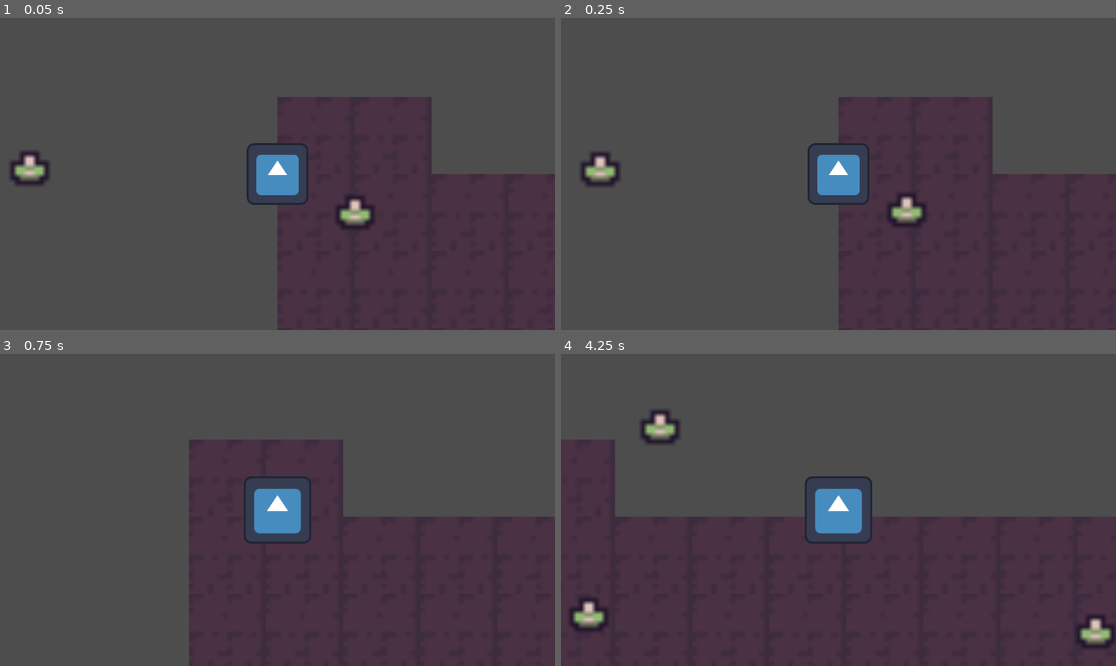
Above: before the commit, frames 1-4 (two rows, left to right).
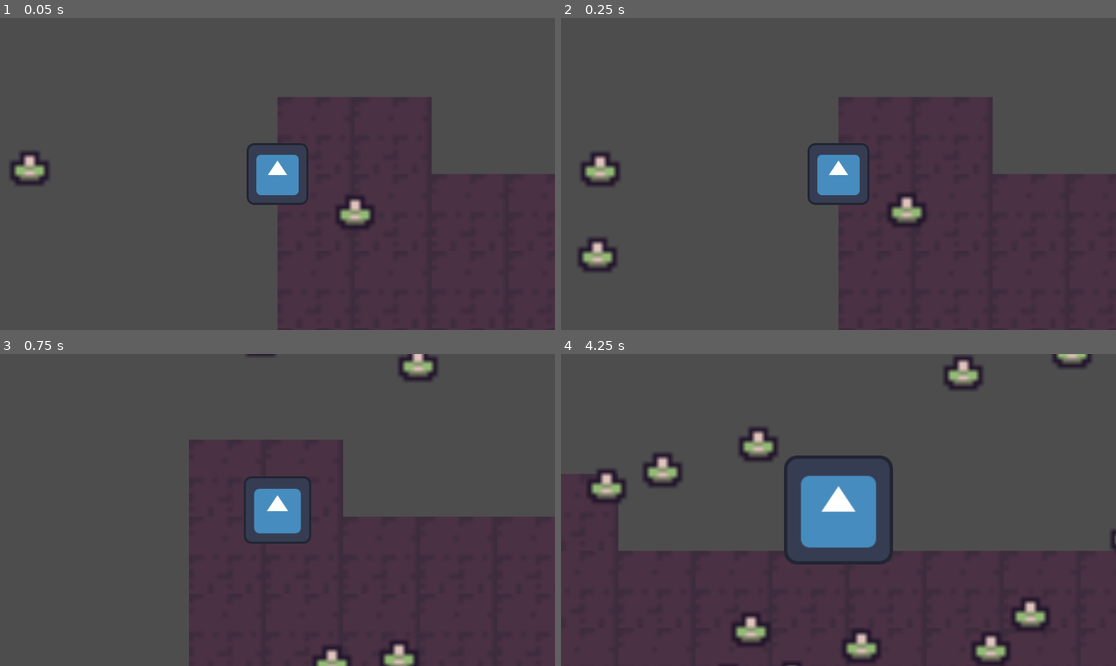
Above: after the commit, the same moments.

Repository: RasmusKuusmaa/Man-Eater
Game: Godot game, scene res://scenes/main.tscn
The game is run twice, just before and just after one commit, with the same random seed, the same clock (stepped at 60 frames per second) and the same inputs. The engine's default icon, where the game draws it, is replaced by a stand-in: a white triangle on a blue panel in a dark square.
Inputs:
- Up to frame 1 (0.05 s): no input
- Up to frame 2 (0.25 s): no input
- Up to frame 3 (0.75 s): hold Right (ui_right) from 0.53 s (still down)
- Up to frame 4 (4.25 s): release Right (ui_right) at 1.28 s; hold Down (ui_down) 1.28-2.03 s; hold Right (ui_right) 2.03-2.78 s; hold Up (ui_up) 2.78-3.53 s; hold Left (ui_left) from 3.53 s (still down)

Frame 1 is identical in both runs. In frame 2, 0.6% of the frame differs, in the area x 3-11%, y 70-82%; in frame 3, 1.1%; in frame 4, 17%, in the area x 0-100%, y 0-100%.

Commit message:
new enemy now spawns in enemy group

Diff:
--- a/script/enemy_spawner.gd
+++ b/script/enemy_spawner.gd
@@ -1,7 +1,7 @@
 extends Node2D
 
 @export var enemy_scene: PackedScene
-@export var spawn_interval: float = 0.5
+@export var spawn_interval: float = 0.1
 @export var spawn_radius: float = 500
 
 var player: Node2D
@@ -19,6 +19,7 @@
 		return
 
 	var enemy = enemy_scene.instantiate()
+	enemy.add_to_group("enemy")
 
 	var angle = randf() * TAU
 	var offset = Vector2(cos(angle), sin(angle)) * spawn_radius
